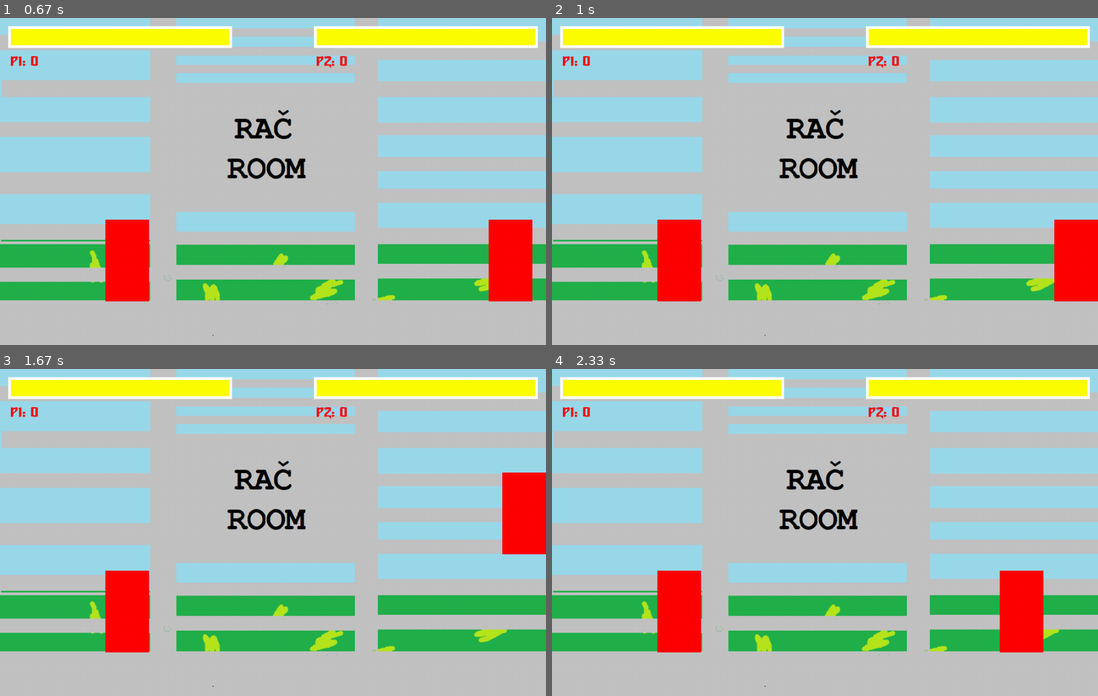
Above: before the commit, frames 1-4 (two rows, left to right).
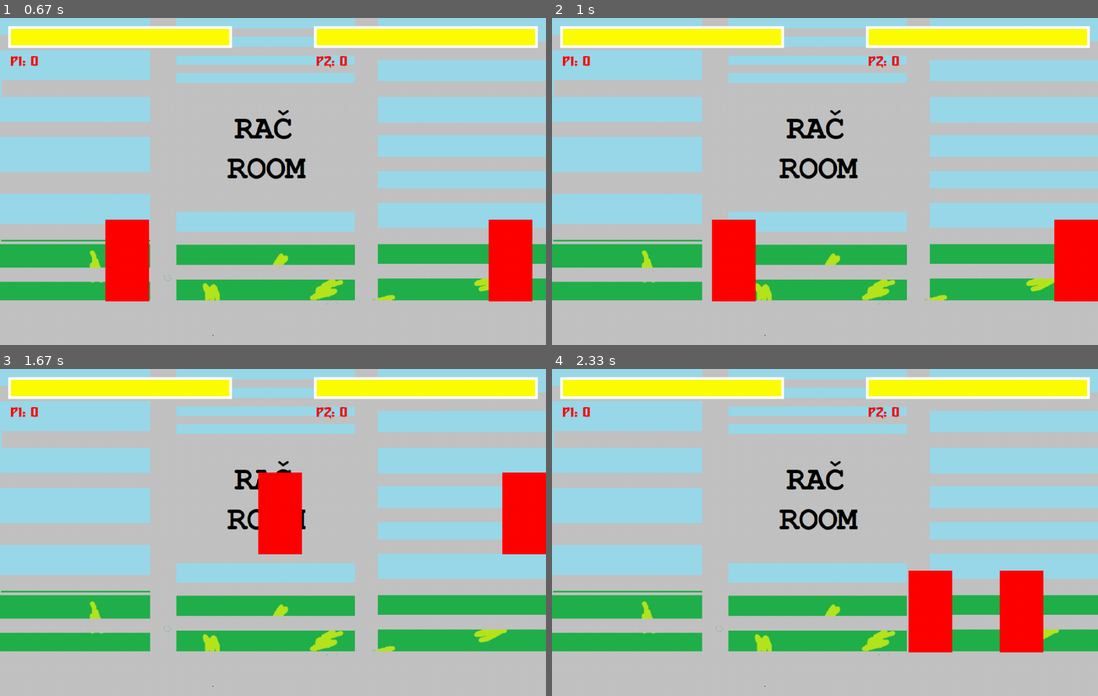
Above: after the commit, the same moments.

Repository: AndyDeux/pygame-projekat
Game: pygame game, started from main.py
The game is run twice, just before and just after one commit, with the same random seed, the same clock (stepped at 60 frames per second) and the same inputs.
Inputs:
- Up to frame 1 (0.67 s): hold E from 0.33 s (still down); hold Right from 0.33 s (still down)
- Up to frame 2 (1 s): release E at 0.8 s; release Right at 0.8 s; hold Right from 0.83 s (still down); hold D from 0.83 s (still down)
- Up to frame 3 (1.67 s): release Right at 1.3 s; release D at 1.3 s; hold Up 1.33-1.63 s; hold W 1.33-1.63 s
- Up to frame 4 (2.33 s): hold Right 1.67-2.13 s; hold D 1.67-2.13 s; hold Left from 2.17 s (still down); hold A from 2.17 s (still down)

Frame 1 is identical in both runs. In frame 2, 4.1% of the frame differs, in the area x 19-38%, y 61-87%; in frame 3, 4.1%; in frame 4, 4.1%.

Commit message:
Add files via upload
v1.1 Resen problem zamrzavanja ali zato ne radi counter i alive system

Diff:
--- a/fighter.py
+++ b/fighter.py
@@ -7,8 +7,7 @@
         self.rect = pygame.Rect((x, y, 80, 150))
         self.vel_y = 0
         self.jump = False
-        self.cooldown = 0
-        self.attack_type = 0
+        self.cooldown = False
         self.health = 100
         self.alive = True
         self.update_time = pygame.time.get_ticks()
@@ -42,7 +41,6 @@
                 # napad
                 if key[pygame.K_e]:
                     self.attack(target)
-                    self.cooldown = 30
 
             if self.player == 2:
                 # pokretanje
@@ -98,12 +96,13 @@
 
     def attack(self, target):
         if self.attack_cooldown == 0:
-            self.cooldown = 30
+            self.cooldown = True
             attacking_rect = pygame.Rect(self.rect.centerx - (2 * self.rect.width * self.flip), self.rect.y,
                                          2 * self.rect.width, self.rect.height)
             if attacking_rect.colliderect(target.rect):
                 target.health -= 10
-        self.attack_cooldown = 10
+            self.cooldown = False
+            self.attack_cooldown = 10
 
     def pozovi(self, surface):
         pygame.draw.rect(surface, (255, 0, 0), self.rect)
